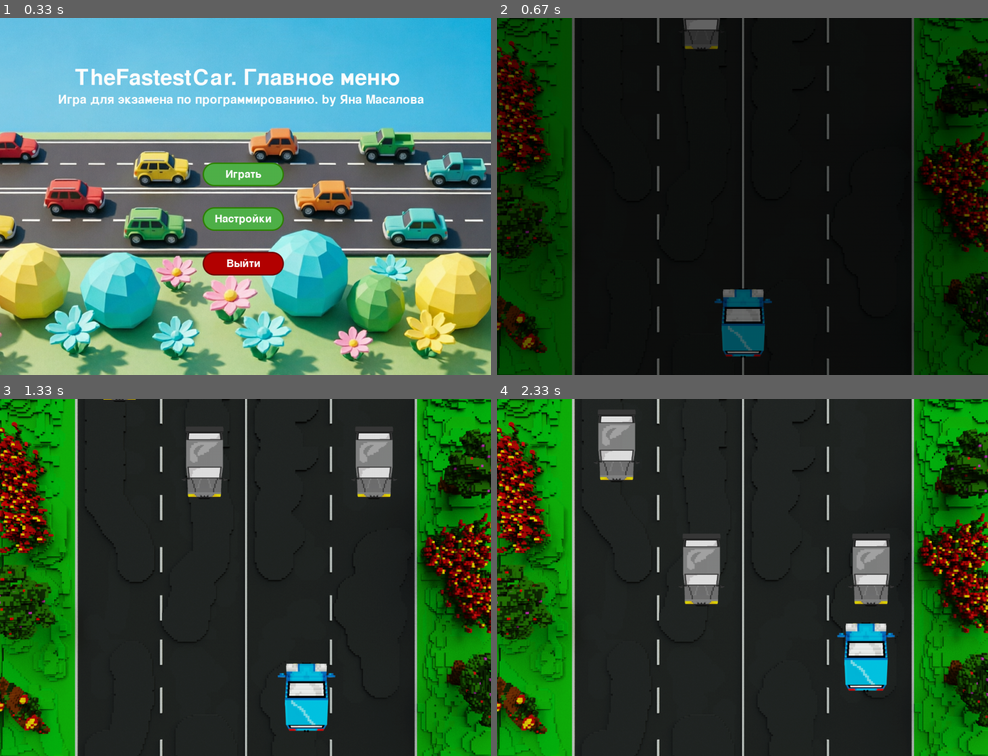
Above: before the commit, frames 1-4 (two rows, left to right).
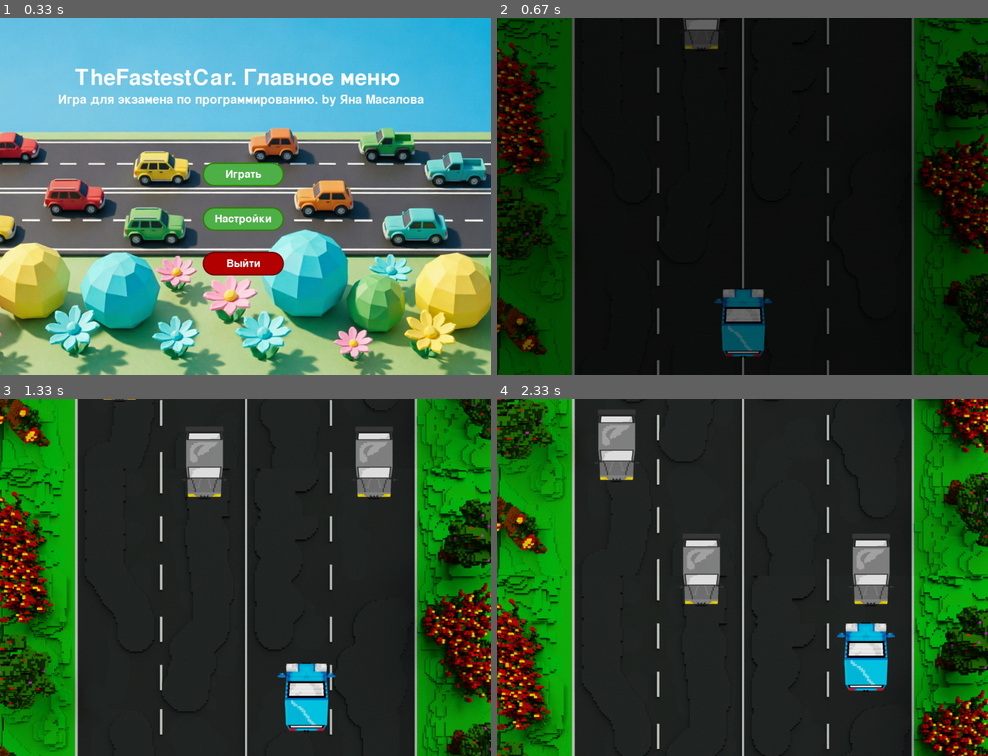
Above: after the commit, the same moments.

Repository: KidIsKing/TheFastestCar
Game: pygame game, started from src/main.py
The game is run twice, just before and just after one commit, with the same random seed, the same clock (stepped at 60 frames per second) and the same inputs.
Inputs (mouse positions are in pixels of both pictures, inside the frame that each line leads up to):
- Up to frame 1 (0.33 s): no input
- Up to frame 2 (0.67 s): click "Играть" at 0.38 s
- Up to frame 3 (1.33 s): hold Esc 0.67-1.13 s; hold Right 0.67-1.13 s; move the mouse to (225, 591) at 0.7 s; tap W at 1.17 s
- Up to frame 4 (2.33 s): hold Right 1.5-1.97 s; hold Up 2-2.3 s

Frame 1 is identical in both runs. In frame 2, 5.1% of the frame differs, in the area x 0-100%, y 0-100%; in frame 3, 22%; in frame 4, 24%.

Commit message:
add class for road

Diff:
--- a/src/main.py
+++ b/src/main.py
@@ -12,6 +12,8 @@
 CENTER_X_FOR_BUTTONS = 370
 START_X_POS_PLAYER = 370
 START_Y_POS_PLAYER = 600
+
+ROAD_SPEED = 4
 
 FPS = 60
 # Colors
@@ -25,7 +27,6 @@
 ASSETS = {
     # Меню
     "main_background": ASSETS_PATH + "images/background_menu.png",
-    "game_background": ASSETS_PATH + "images/road.png",
     "green_button": ASSETS_PATH + "images/buttons/green_button.png",
     "green_button_hover": ASSETS_PATH + "images/buttons/green_button_hover.png",
     "red_button": ASSETS_PATH + "images/buttons/red_button.png",
@@ -34,6 +35,7 @@
     # Игра
     "player_car": ASSETS_PATH + "images/player_car.png",
     "enemy_car": ASSETS_PATH + "images/enemy_car.png",
+    "road": ASSETS_PATH + "images/road.png",
 }
 
 
@@ -117,15 +119,39 @@
             self.spawn()
 
 
+class Road:
+    def __init__(self):
+        self.image = pygame.image.load(ASSETS["road"])
+        self.rect = self.image.get_rect()
+
+        self.speed = ROAD_SPEED
+
+        self.y1 = 0
+        self.y2 = -self.image.get_height()  # вторая копия начинается сверху
+
+    def draw(self, screen):
+        screen.blit(self.image, (0, self.y1))
+        screen.blit(self.image, (0, self.y2))
+
+    def move(self):
+        self.y1 += self.speed
+        self.y2 += self.speed
+
+        # Перемещаем обе копии дороги наверх, когда они снизу вышли за экран
+        if self.y1 >= HEIGHT:
+            self.y1 = self.y2 - self.image.get_height()
+        if self.y2 >= HEIGHT:
+            self.y2 = self.y1 - self.image.get_height()
+
+
 class GameManager:
     def __init__(self, screen):
         self.screen = screen
+        self.road = Road()
         self.player = Player()
         self.enemys = [Enemys() for _ in range(3)]
         self.running = True
         self.game_over = False  # Флаг окончания игры
-
-        self.game_background = pygame.image.load(ASSETS["game_background"])
 
     def handle_events(self, event):
         # Возврат в главное меню из игры по нажатию ESC
@@ -165,6 +191,7 @@
         if self.game_over:
             return
 
+        self.road.move()
         for enemy in self.enemys:
             enemy.move()
         self.player.move()
@@ -175,7 +202,7 @@
 
     def draw(self):
         """Отрисовка игрового экрана."""
-        self.screen.blit(self.game_background, (0, 0))
+        self.road.draw(self.screen)
         for enemy in self.enemys:
             enemy.draw(self.screen)
         self.player.draw(self.screen)
